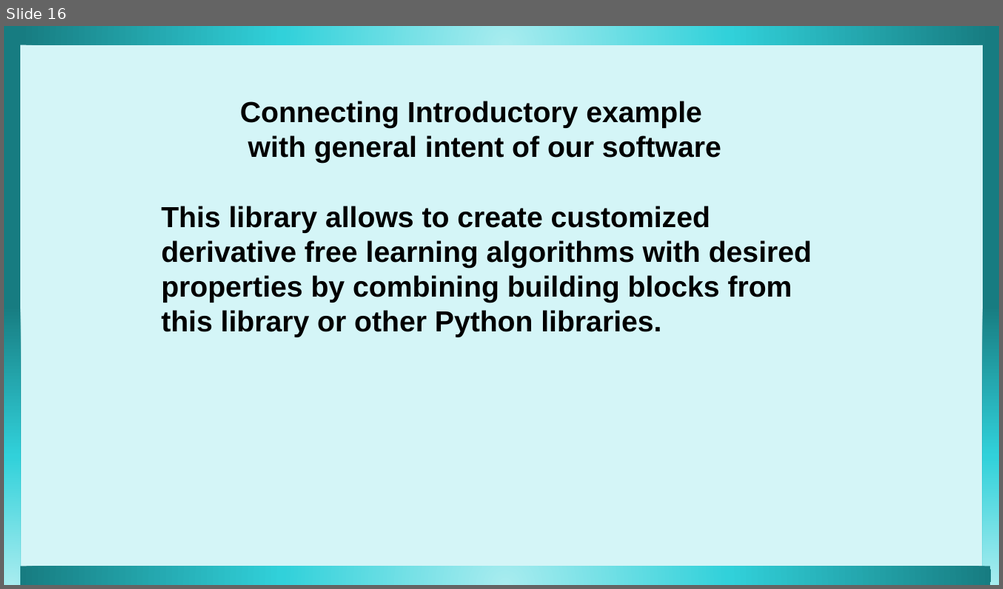
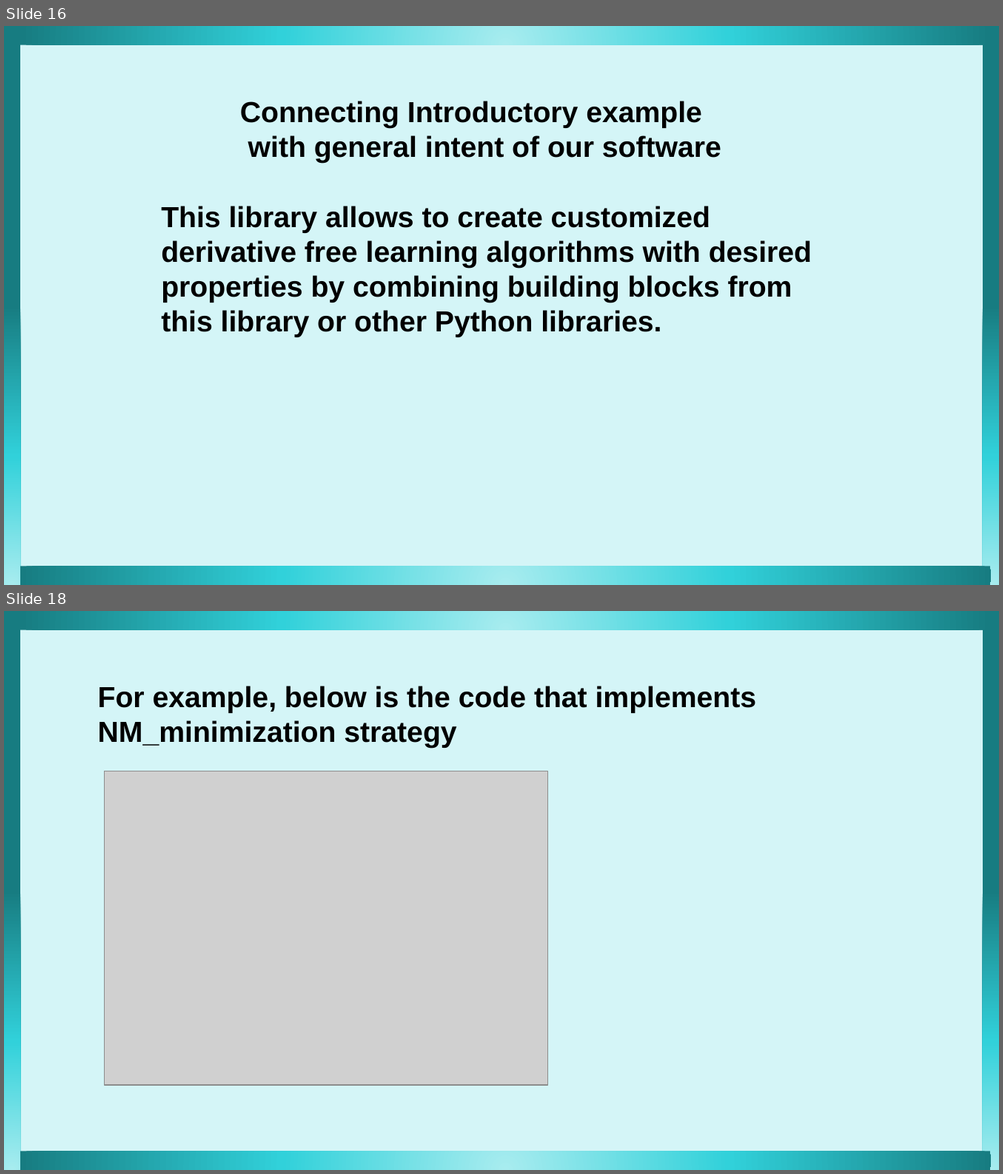
Before and after one commit to nadiakap/MinPy_edu, a slide deck: 2022-Scipy_presentation.pptx. Shown one above the other, each under a label of ours: slide 16 before the commit, slides 16 and 18 after it; the slides between them are not shown. The pictures are 1003x589 and 1003x1174 pixels, drawn with LibreOffice and Linux fonts; fonts in the diff are those of the drawing; grey boxes stand for pictures. Boxes give left, top, right and bottom in pixels: in the first picture for what was removed or moved away, otherwise in the second. Text is boxed around its words. In the diff, an @@ line names an element or a change of style, - is before the commit and + after.

```diff
--- a/2022-Scipy_presentation.pptx
+++ b/2022-Scipy_presentation.pptx
@@ slide 18 added at [4,611,999,1170], background #D4F5F7 @@
@@ text added at [98,686,757,748], 28 pt, text #000000, bold @@
+For example, below is the code that implements NM_minimization strategy
@@ picture added at [105,772,548,1085] @@
@@ group added at [4,611,999,1170]: 4 pentagon arrows @@
```
Also in this commit, not shown: 1 other slide added, 1 other file.
